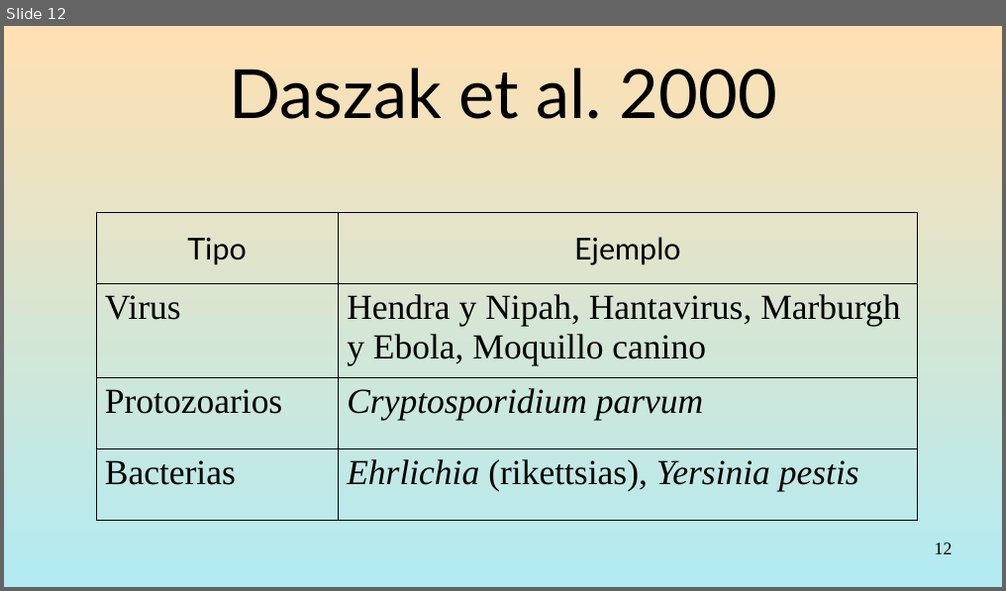
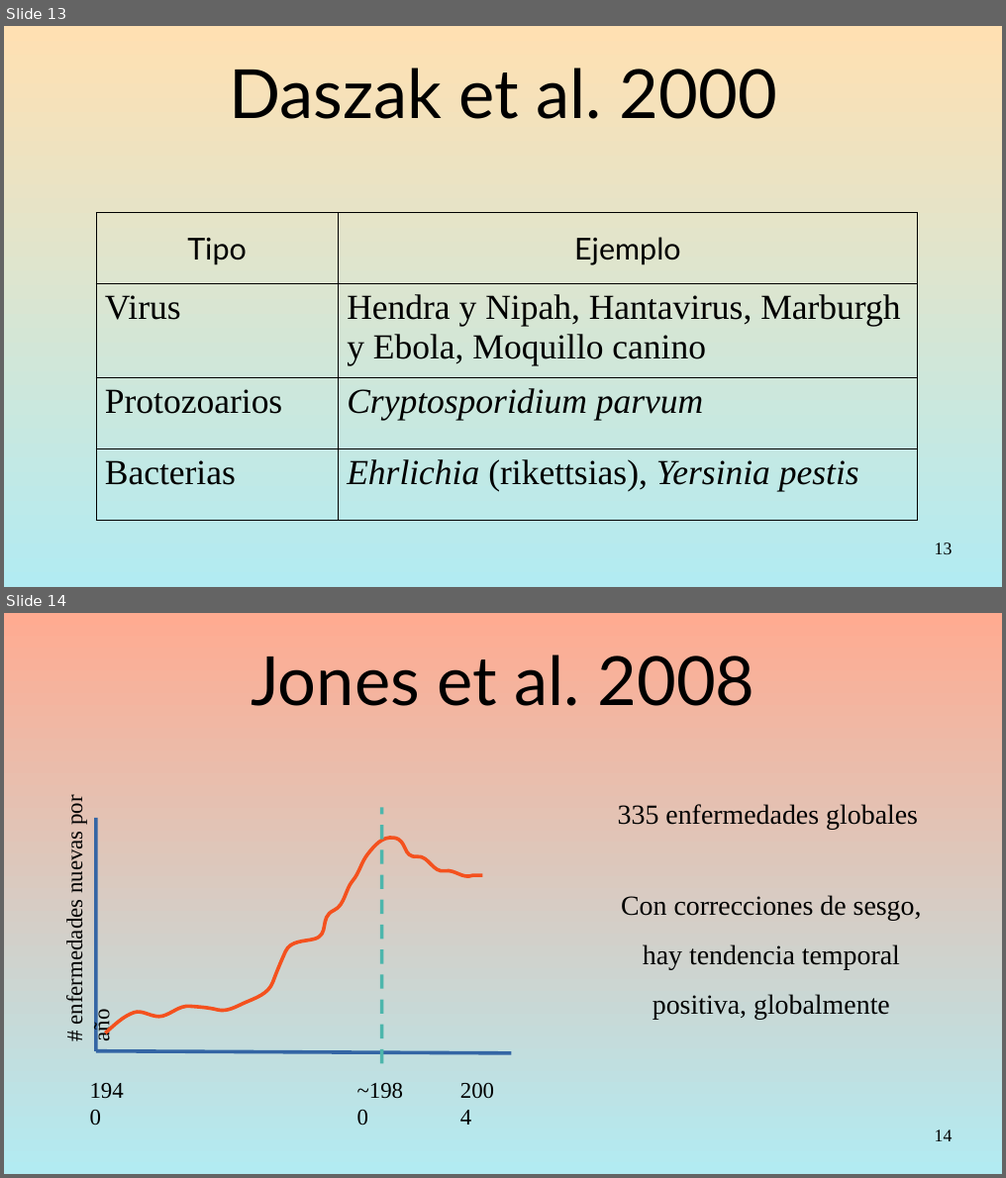
Before and after one commit to gerardommc/Medicina-Cons, a slide deck: Emergentes.odp. Shown one above the other, each under a label of ours: slide 12 before the commit, slides 13 and 14 after it. The pictures are 1006x591 and 1006x1178 pixels, drawn with LibreOffice and Linux fonts; fonts in the diff are those of the drawing. Boxes give left, top, right and bottom in pixels: in the first picture for what was removed or moved away, otherwise in the second. Text is boxed around its words. In the diff, an @@ line names an element or a change of style, - is before the commit and + after.

```diff
--- a/Emergentes.odp
+++ b/Emergentes.odp
@@ slide 14 added at (4, 613, 1002, 1174), background gradient #FFAB91 to #B2EBF2 @@
@@ title added at (251, 655, 755, 706), 54 pt, text #000000 @@
+Jones et al. 2008
@@ text added at (62, 798, 114, 1042), 18 pt, text #000000 @@
+# enfermedades nuevas por año
@@ line added from (96, 1052) to (96, 818), #3465A4 2.83 pt @@
@@ line added from (381, 1064) to (381, 808), #4DB6AC 2.83 pt dashed @@
@@ text added at (618, 804, 922, 1020), 22 pt, text #000000 @@
+335 enfermedades globales
+Con correcciones de sesgo, hay tendencia temporal positiva, globalmente
@@ freeform shape added at (105, 838, 483, 1033), outline #F4511E 2.83 pt @@
@@ line added from (96, 1052) to (511, 1054), #3465A4 2.83 pt @@
@@ text added at (81, 1071, 139, 1103), 18 pt, text #000000 @@
+1940
@@ text added at (349, 1071, 413, 1103), 18 pt, text #000000 @@
+~1980
@@ text added at (451, 1071, 514, 1103), 18 pt, text #000000 @@
+2004
@@ page number added at (935, 1130, 952, 1142), 14 pt, text #000000 @@
+14
@@ what was slide 12 is now slide 13 @@
@@ page number at (935, 543, 952, 555): text changed @@
-12
+13
```
Also in this commit, not shown: 7 other slides added, 18 slides removed, 6 other files.
